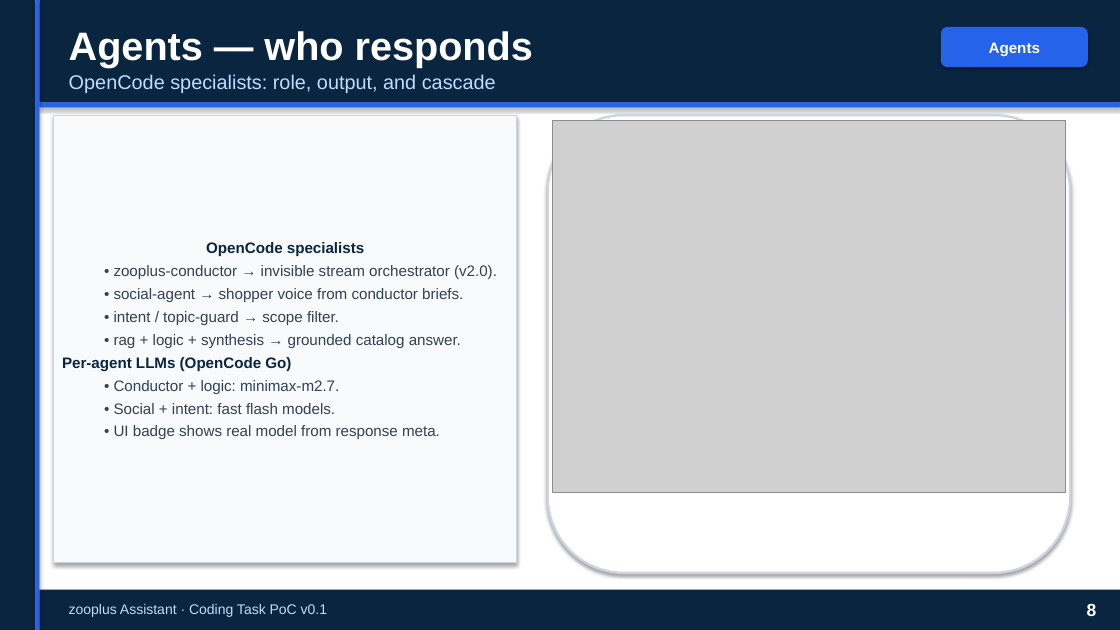
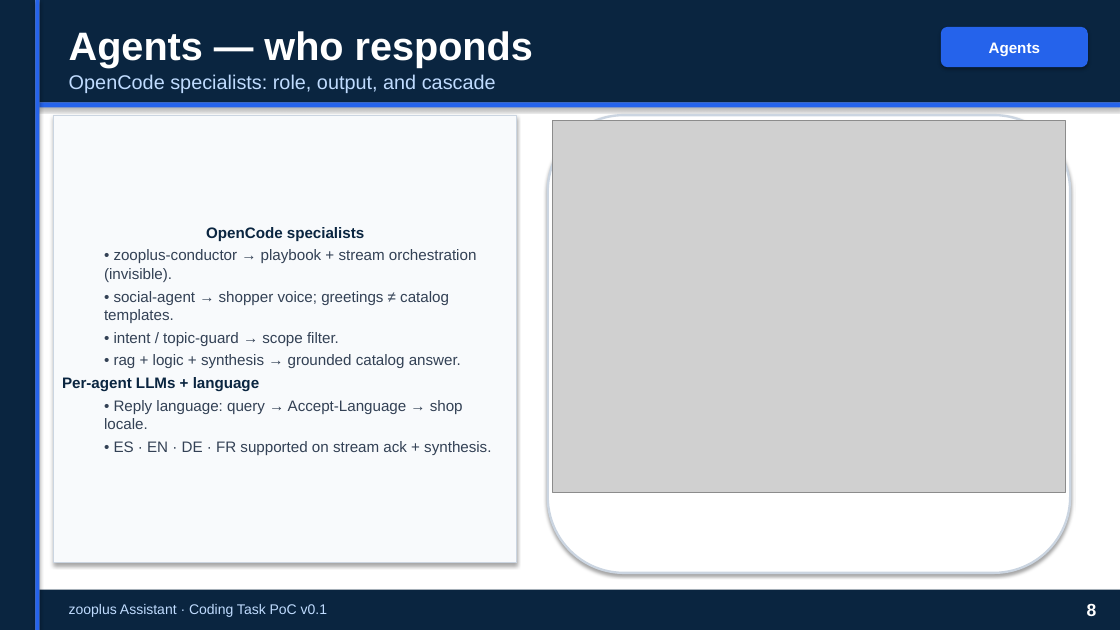
Before and after one commit to peluzzza/PoCAssistantZooplus, a slide deck: slide 8 of docs/deliverables/v0.1/zooplus-assistant-interview-15min-pro.pptx. Drawn at 1120x630 pixels with LibreOffice and Linux fonts; fonts in the diff are those of the drawing; grey boxes stand for pictures. Boxes give left, top, right and bottom in pixels: in the first picture for what was removed or moved away, otherwise in the second. Text is boxed around its words. In the diff, an @@ line names an element or a change of style, - is before the commit and + after.

```diff
--- a/docs/deliverables/v0.1/zooplus-assistant-interview-15min-pro.pptx
+++ b/docs/deliverables/v0.1/zooplus-assistant-interview-15min-pro.pptx
@@ text in rectangle at (104,249,476,323): text changed @@
-  • zooplus-conductor → invisible stream orchestrator (v2.0).
-  • social-agent → shopper voice from conductor briefs.
+  • zooplus-conductor → playbook + stream orchestration (invisible).
+  • social-agent → shopper voice; greetings ≠ catalog templates.
@@ text in rectangle at (62,377,491,455): text changed @@
-Per-agent LLMs (OpenCode Go)
-  • Conductor + logic: minimax-m2.7.
-  • Social + intent: fast flash models.
-  • UI badge shows real model from response meta.
+Per-agent LLMs + language
+  • Reply language: query → Accept-Language → shop locale.
+  • ES · EN · DE · FR supported on stream ack + synthesis.
```
Also in this commit, not shown: 3 other slides changed, 19 other files.
